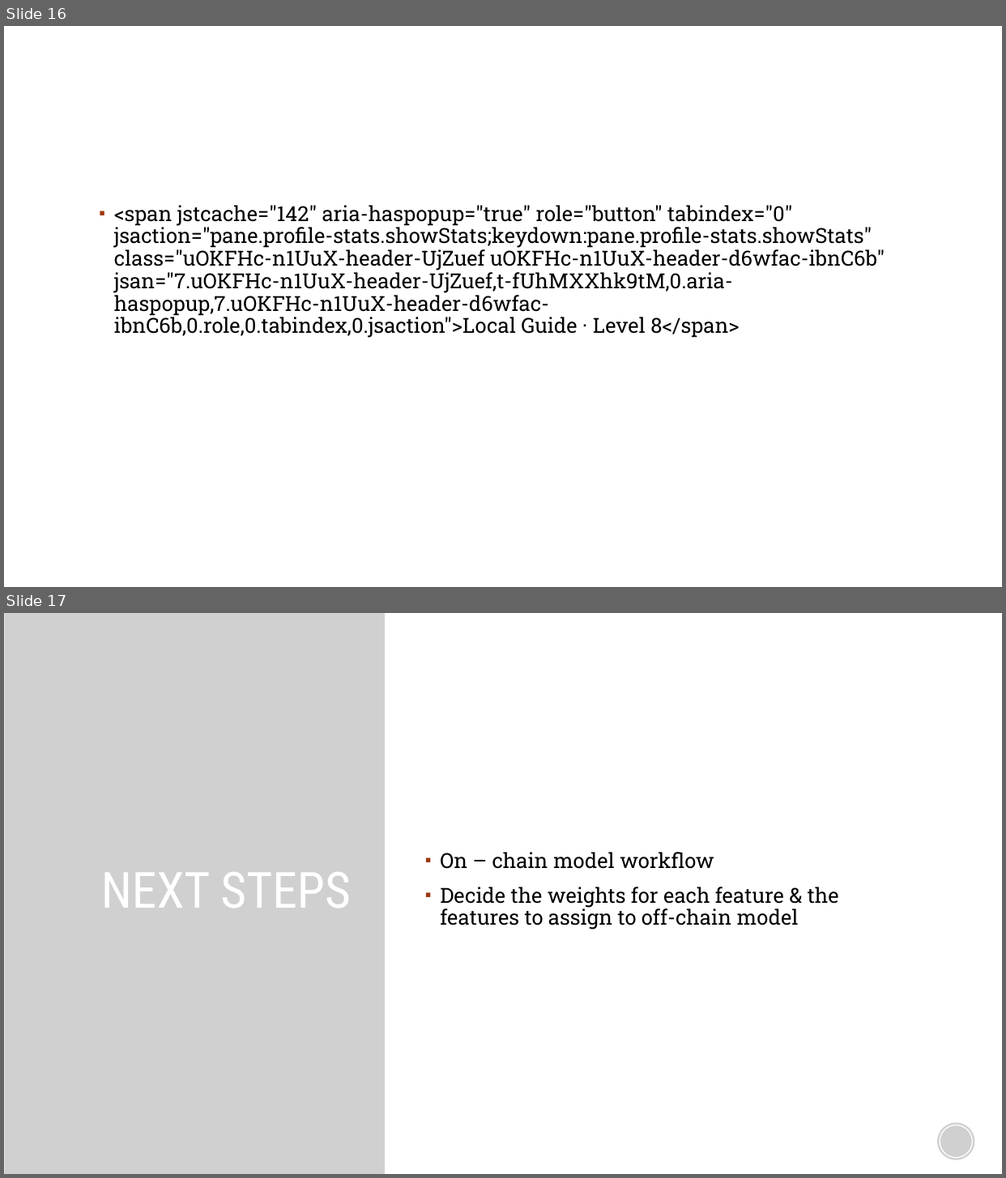
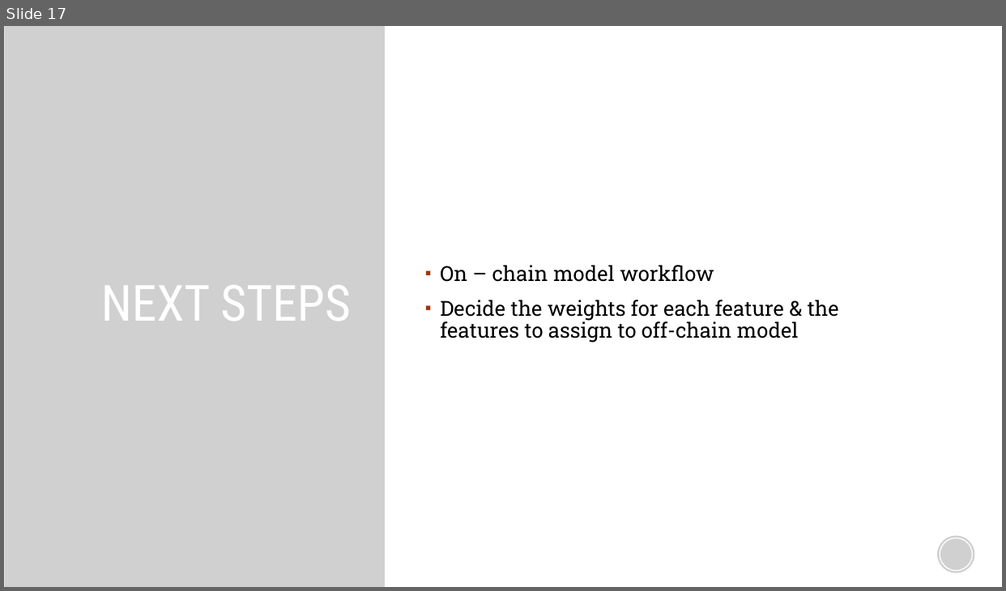
Before and after one commit to sfg11/credit_risk, a slide deck: API Analysis/Review deck/Initial Scoping.pptx. Shown one above the other, each under a label of ours: slides 16 and 17 before the commit, slide 17 after it. The pictures are 1006x1178 and 1006x591 pixels, drawn with LibreOffice and Linux fonts; fonts in the diff are those of the drawing; grey boxes stand for pictures; background and template pictures are left out. Boxes give left, top, right and bottom in pixels: in the first picture for what was removed or moved away, otherwise in the second. Text is boxed around its words. In the diff, an @@ line names an element or a change of style, - is before the commit and + after.

```diff
--- a/API Analysis/Review deck/Initial Scoping.pptx
+++ b/API Analysis/Review deck/Initial Scoping.pptx
@@ slide 16 removed at bbox=[4, 26, 1002, 587], background #FFFFFF @@
@@ text removed at bbox=[114, 205, 884, 338] @@
-▪ <span jstcache="142" aria-haspopup="true" role="button" tabindex="0" jsaction="pane.profile-stats.showStats;keydown:pane.profile-stats.showStats" class="uOKFHc-n1UuX-header-UjZuef uOKFHc-n1UuX-header-d6wfac-ibnC6b" jsan="7.uOKFHc-n1UuX-header-UjZuef,t-fUhMXXhk9tM,0.aria-haspopup,7.uOKFHc-n1UuX-header-d6wfac-ibnC6b,0.role,0.tabindex,0.jsaction">Local Guide · Level 8</span>
@@ ellipse removed at bbox=[940, 538, 973, 571] @@
```
Also in this commit, not shown: 1 slide added, 8 other files.
